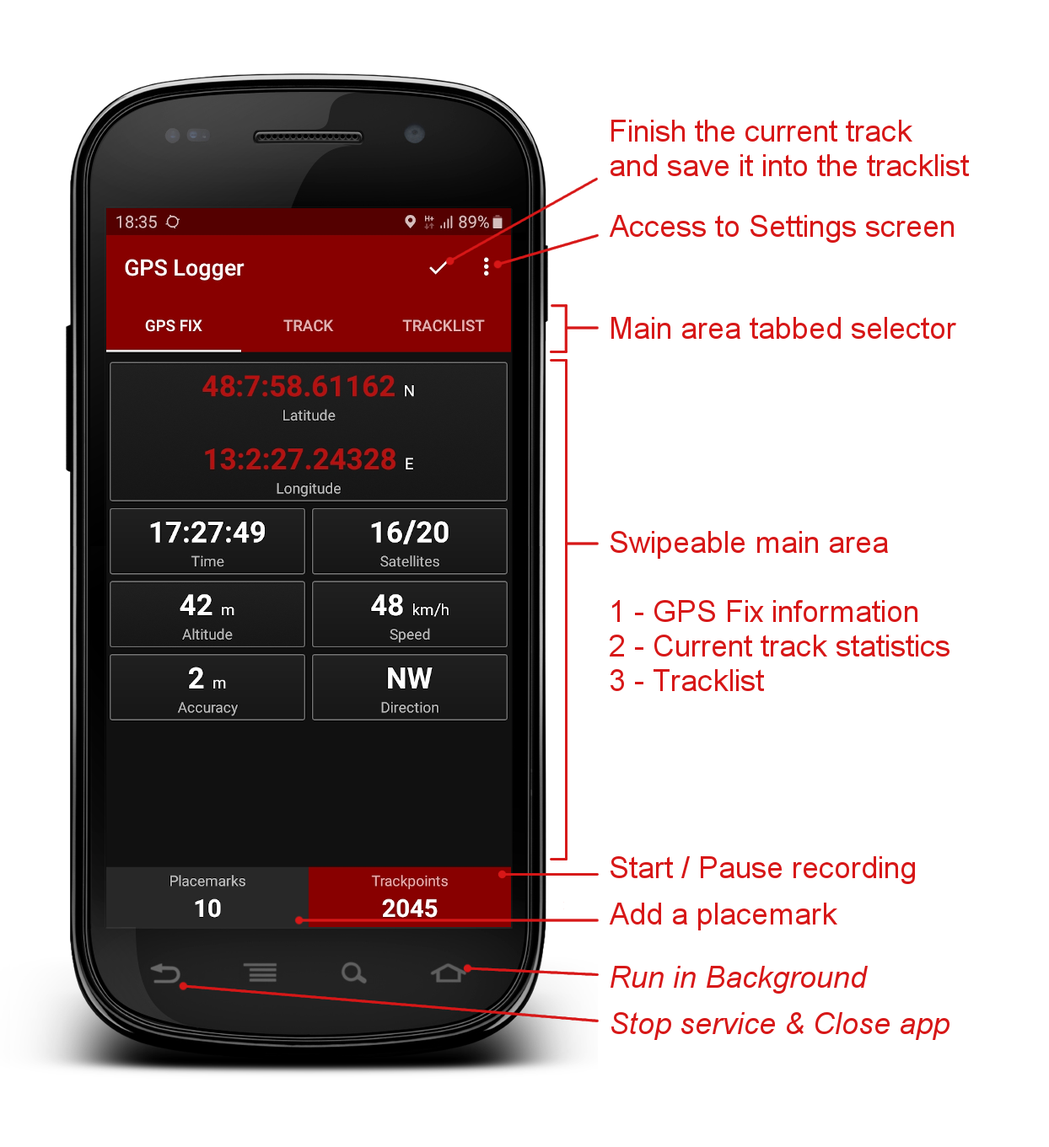
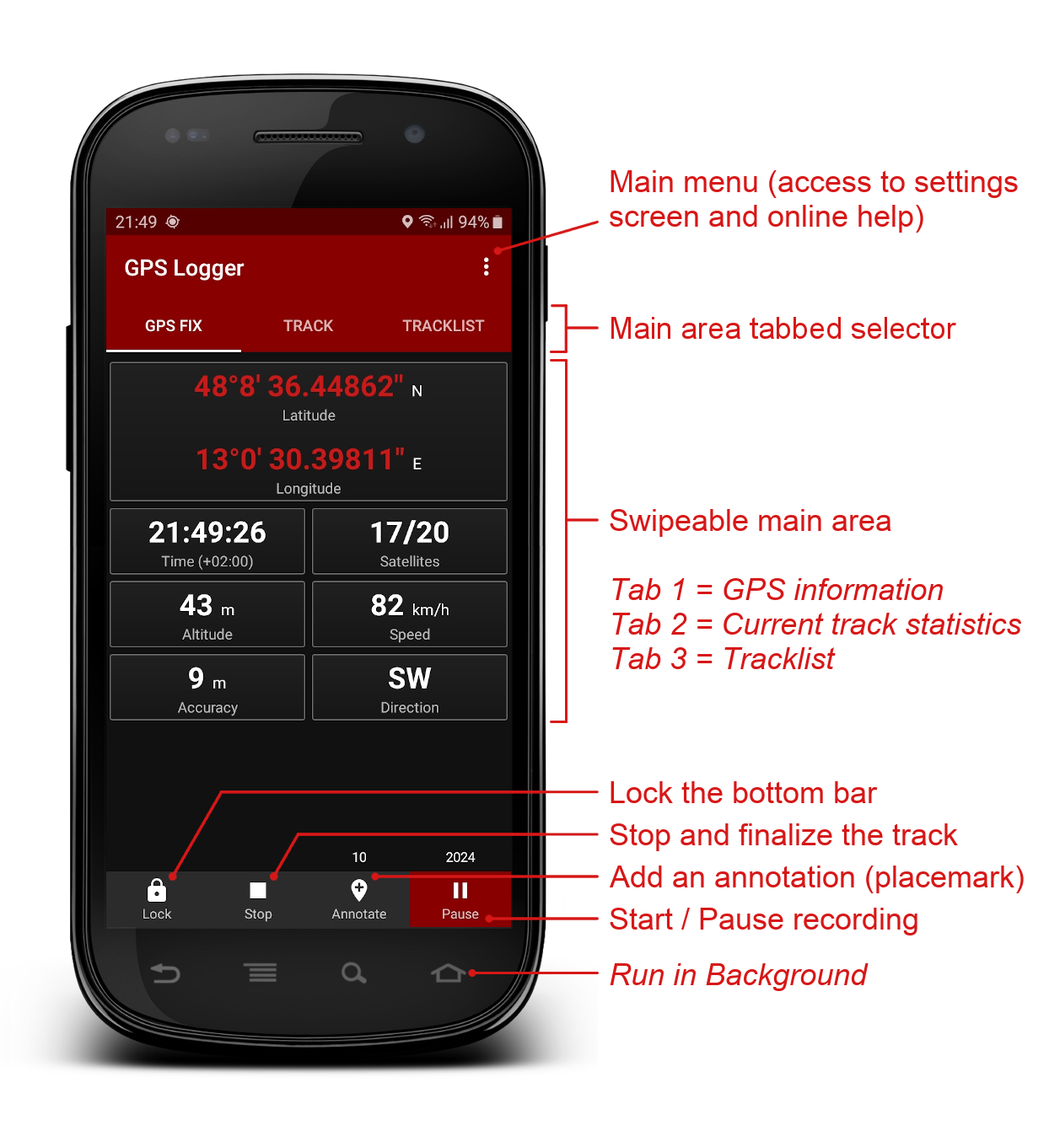
Layered file, before and after one edit (w=1049, h=1147). Changes by layer:
renamed "Finish the current track ..." to "Stop and finalize the track", painted on it over [609, 119, 969, 852]
renamed "Access to Settings screen" to "Main menu (access to settings ...", painted on it over [608, 170, 1018, 243]
painted on "Swipeable main area ..." over [609, 509, 1021, 692]
painted on "Start / Pause recording" over [609, 856, 918, 936]
added layer "Lock the bottom bar" above "Add an annotation (placemark)" over [610, 781, 878, 804]
renamed "Add a placemark" to "Add an annotation (placemark)", painted on it over [608, 865, 1024, 931]
painted on "Run in Background" over [609, 963, 869, 994]
hid "Stop service & Close app", painted on it over [611, 1012, 950, 1041]
painted on "Red lines" over [177, 177, 599, 1023]
painted on "1.png" over [106, 208, 599, 928]
